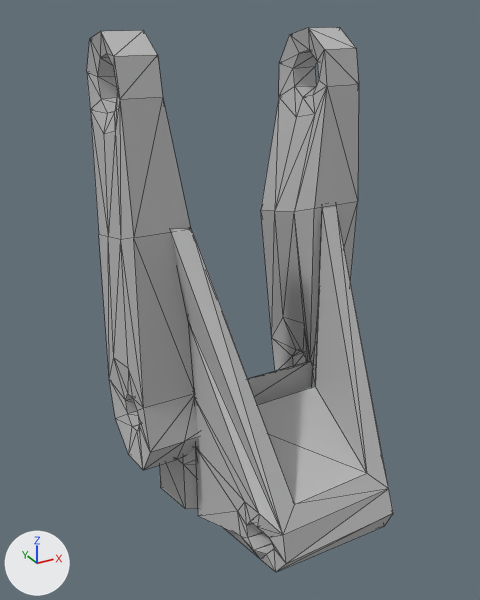
Renders of the glTF model atlas/meshes/r_uglut.gltf from each side of a commit.
One viewpoint serves both versions: a 50 mm lens placed at (-0.0959, -0.1972, 0.1334), pointed at (0.0011, -0.0209, 0.0453). The axes (+X, +Y, +Z) are drawn at lower left. The lights are the same throughout. Mesh edges are drawn as thin lines.

Names of what the first picture shows: 'Node'.
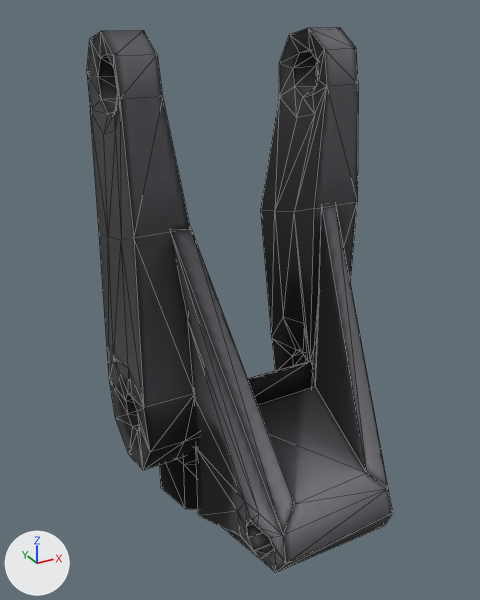
Edits to the bpy script that builds the scene:
```text
Add img_extremities_diffuse_unplugged_mit:
    img_extremities_diffuse_unplugged_mit = load_image('extremities_diffuse_unplugged_mit', 'extremities_diffuse_unplugged_mit.png', 2048, 2048, 'sRGB')
Add mat_drc_extremities_diffuse_015:
    mat_drc_extremities_diffuse_015 = principled_material('drc_extremities_diffuse.015')
    mat_drc_extremities_diffuse_015.texture = img_extremities_diffuse_unplugged_mit
    mat_drc_extremities_diffuse_015.roughness = 0.998
Change me_node_mesh:
    used by ob_node; location = (0.0, 0.0, 0.0)
    verts and faces of me_node_mesh; kept vertices keep their numbers, new ones are numbered from 238
    before: 179 (-0.011, -0.07, -0.009) at pixel (283, 535), 187 (-0.015, -0.062, -0.005) at pixel (259, 513), 206 (-0.015, -0.054, -0.007) at pixel (244, 501), 218 (-0.016, -0.018, 0.041) at pixel (187, 319), 219 (-0.021, -0.018, 0.072)
    before: 227 (-0.015, -0.018, 0.011) at pixel (194, 396)
    remove me_node_mesh.from_pydata(...)  # 238 vertices, 488 faces; spans x -0.033..0.049, y -0.072..0.02, z -0.041..0.128
    add me_node_mesh.from_pydata(...)  # 238 vertices, 488 faces; spans x -0.033..0.049, y -0.072..0.02, z -0.041..0.127
    me_node_mesh part 1
    add delete_faces([(179, 218, 187), (179, 219, 218), (187, 227, 206), (187, 218, 227)])
    add faces += [(179, 219, 187), (187, 218, 206), (187, 219, 218), (206, 218, 227)]
    me_node_mesh part 2: 484 faces spanning x -0.033..0.049, y -0.072..0.02, z -0.041..0.127 switch from mat_default (grey #bcbcbc) to mat_drc_extremities_diffuse_015 (picture img_extremities_diffuse_unplugged_mit)
```

Where the change shows, as pixel boxes (x1, y1, x2, y2) in the pictures (480 x 600 px; the box of a moved part takes in the faces that stretch with it):
part 1 of me_node_mesh, moved or reshaped
    before: (171, 234, 283, 535)
    after: (171, 234, 283, 534)
part 2 of me_node_mesh, recoloured
    both: (87, 27, 393, 572)
